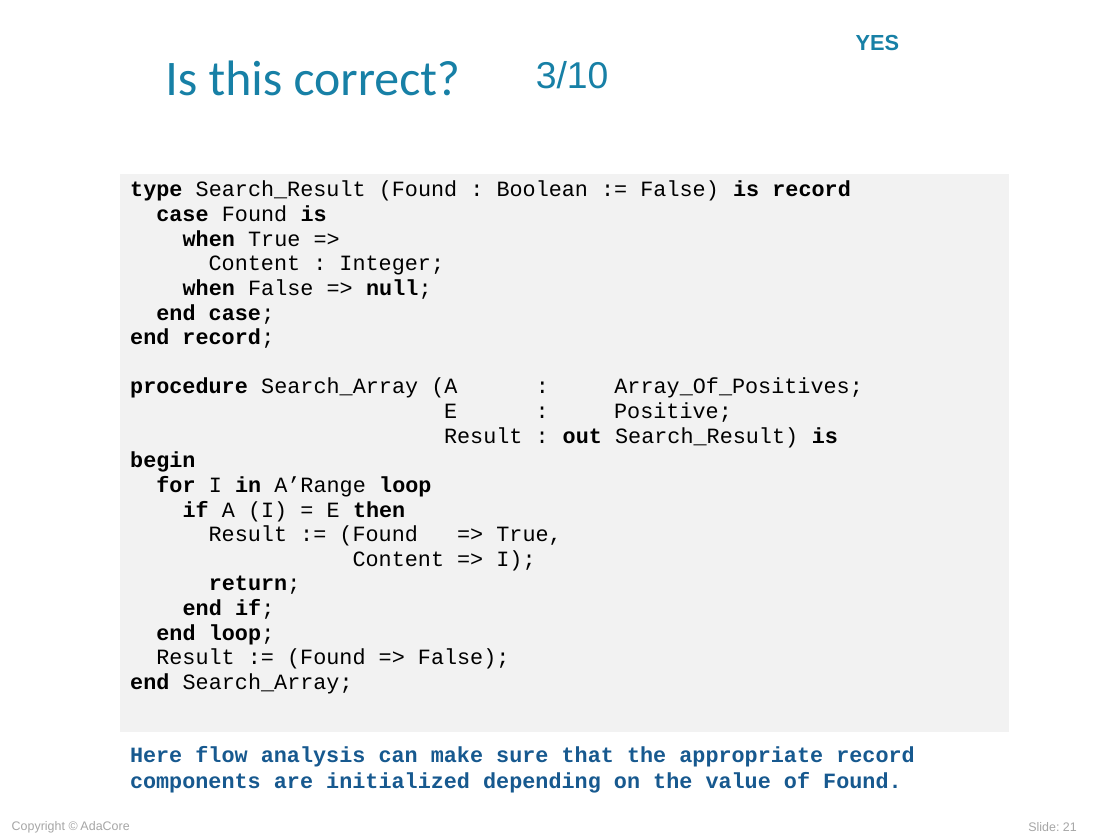
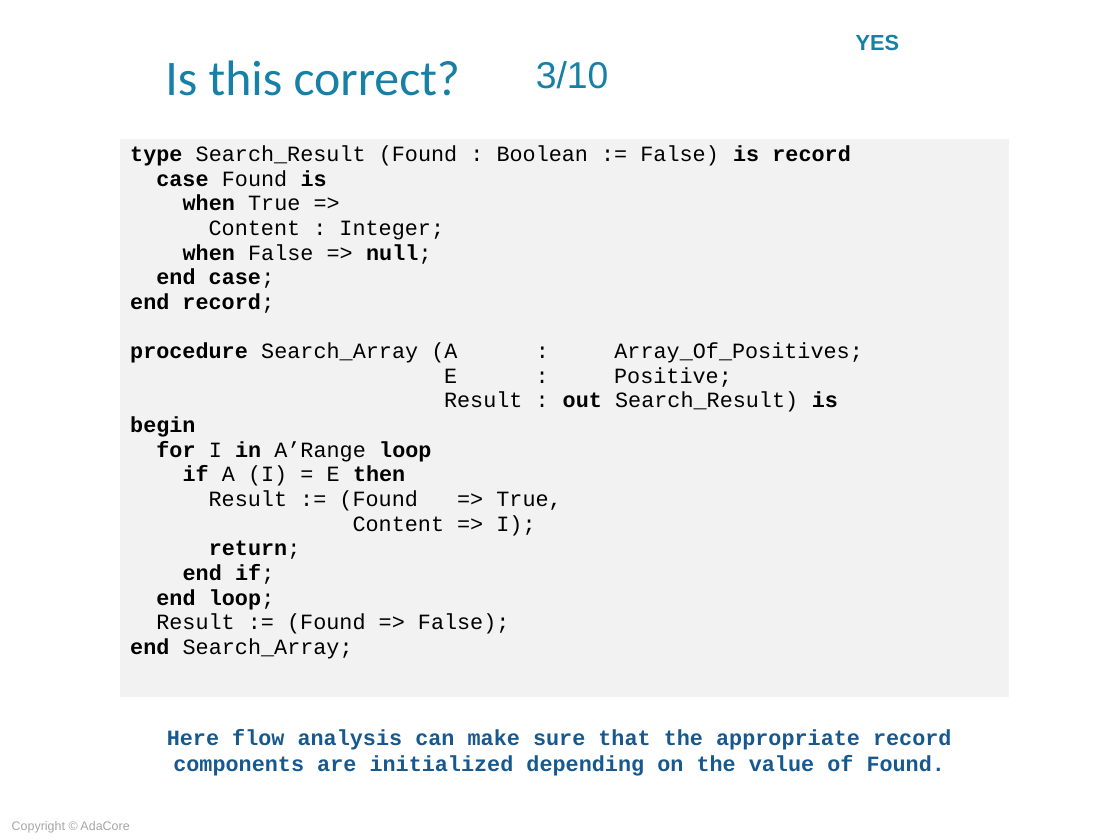
Before and after one commit to AdaCoreU/Courses, a slide deck: slide 21 of lectures/06_SPARK_2014/02_Flow_Analysis/Slides/02_Flow_Analysis.ppt. Drawn at 1120x840 pixels with LibreOffice and Linux fonts; fonts in the diff are those of the drawing; background and template pictures are left out. Boxes give left, top, right and bottom in pixels: in the first picture for what was removed or moved away, otherwise in the second. Text is boxed around its words. In the diff, an @@ line names an element or a change of style, - is before the commit and + after.

Commit message:
Initial commit of SPARK 02_Flow_Analysis (quiz is complete but no audio yet)

```diff
--- a/lectures/06_SPARK_2014/02_Flow_Analysis/Slides/02_Flow_Analysis.ppt
+++ b/lectures/06_SPARK_2014/02_Flow_Analysis/Slides/02_Flow_Analysis.ppt
@@ table: place and size @@
-table at (119,174,1009,734)
+table at (119,138,1009,698)
@@ text "Here flow analysis can make ...": place and size @@
-text "Here flow analysis can make ..." at (130,747,914,793)
+text "Here flow analysis can make ..." at (167,729,951,776)
@@ text "Here flow analysis can make ..." at (167,729,951,776): alignment left to centre @@
@@ page number removed at (1028,822,1077,831) @@
-Slide: 21
```
Also in this commit, not shown: 33 other slides changed, 2 slides added, 2 slides removed, 1 other file.
